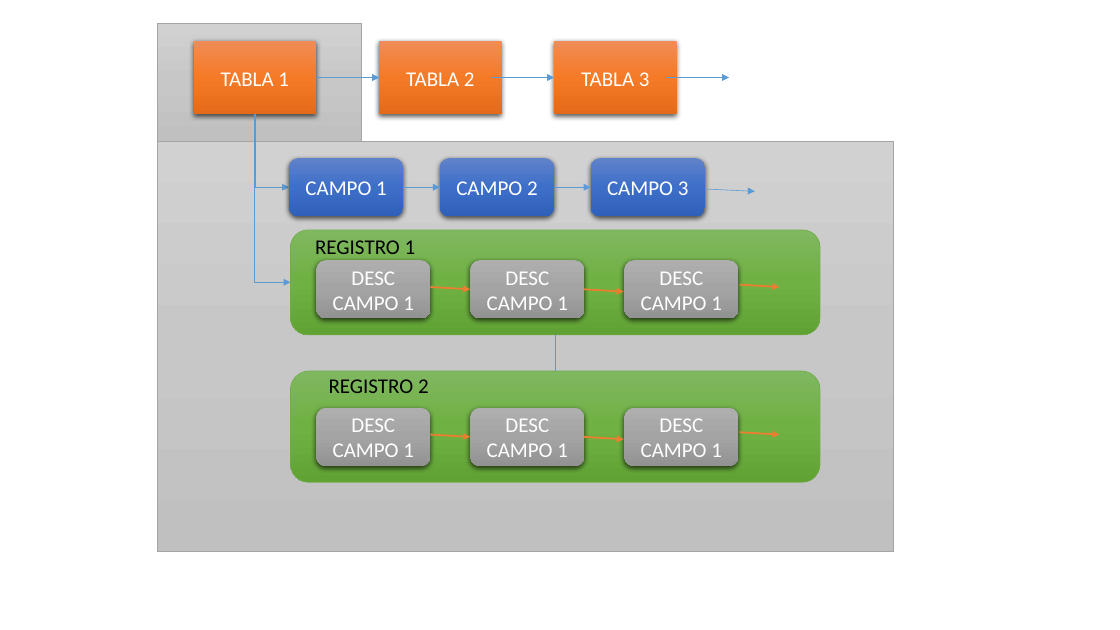
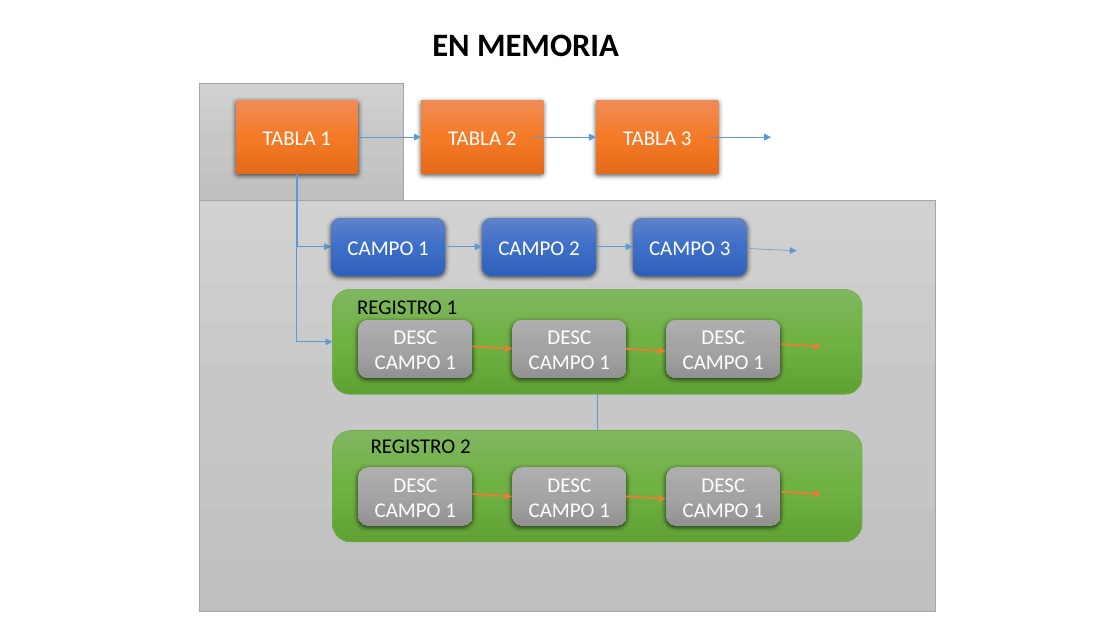
Before and after one commit to Luis96791/EstructuraDatos2, a slide deck: slide 1 of Proyecto/diseñoTCR.pptx. Drawn at 1120x630 pixels with LibreOffice and Linux fonts; fonts in the diff are those of the drawing. Boxes give left, top, right and bottom in pixels: in the first picture for what was removed or moved away, otherwise in the second. Text is boxed around its words. In the diff, an @@ line names an element or a change of style, - is before the commit and + after.

```diff
--- a/Proyecto/diseñoTCR.pptx
+++ b/Proyecto/diseñoTCR.pptx
@@ text added at bbox=[432, 34, 619, 57], 28 pt, text #000000, bold @@
+EN MEMORIA
@@ 13 arrows, 11 rounded rectangles, 5 rectangles, 2 texts, 2 elbow arrows: place and size @@
-13 arrows, 11 rounded rectangles, 5 rectangles, 2 texts, 2 elbow arrows at bbox=[158, 24, 894, 552]
+13 arrows, 11 rounded rectangles, 5 rectangles, 2 texts, 2 elbow arrows at bbox=[200, 83, 936, 612]
```
Also in this commit, not shown: 1 slide added, 17 other files.
